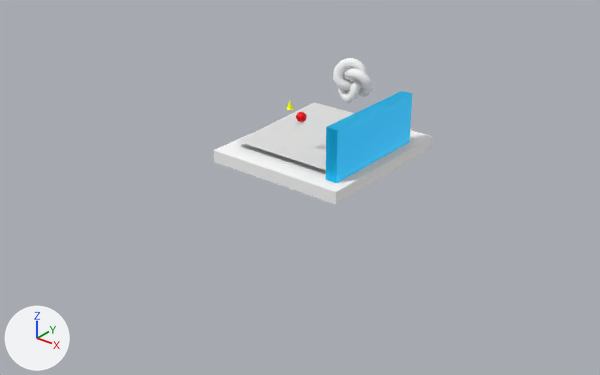
An edit to the glTF model public/model/scene.gltf, drawn before and after from the same camera.
Both versions are drawn from a 50 mm lens placed at (36.9, -49.3, 23.6), pointed at (0.0, -3.2, -5.0). The axes (+X, +Y, +Z) are drawn at lower left. The lights are the same throughout. Where no turn or scale is listed for an object, it has been applied to the vertices.

Script lines for the objects in view, before the commit:
```python
mat_material_0 = principled_material('Material_0')
mat_material_0.base_color = (1.0, 1.0, 1.0)  # white #ffffff
mat_material_0.metallic = 0.5
me_mesh_0 = bpy.data.meshes.new('Mesh_0')
me_mesh_0.from_pydata([(-5.0, 5.0, 0.2), (5.0, 5.0, 0.2), (-5.0, -5.0, -0.2), (5.0, -5.0, -0.2)], [], [(0, 2, 1), (2, 3, 1)])
me_mesh_0.materials.append(mat_material_0)  # white #ffffff
me_mesh_1 = bpy.data.meshes.new('Mesh_1')
me_mesh_1.from_pydata(...)  # a box spanning x -0.5..0.5, y -4.92..4.92, z -2.31..2.31
me_mesh_1.materials.append(mat_material_1)  # cyan #00c6ff
me_mesh_2 = bpy.data.meshes.new('Mesh_2')
me_mesh_2.from_pydata([(0.0, 0.0, 0.375), (0.0, -0.4, -0.375), (0.4, 0.0, -0.375), (0.0, 0.4, -0.375), (-0.4, 0.0, -0.375), (0.0, -0.4, -0.375), (0.0, 0.0, -0.375)], [], [(1, 2, 0), (2, 3, 0), (3, 4, 0), (4, 5, 0), (2, 1, 6), (3, 2, 6), (4, 3, 6), (5, 4, 6)])
me_mesh_2.materials.append(mat_material_2)  # yellow #f9ff00
me_mesh_4 = bpy.data.meshes.new('Mesh_4')
me_mesh_4.from_pydata(...)  # 512 vertices, 1024 faces; spans x -1.56..1.9, y -0.89..0.89, z -1.8..1.8
me_mesh_4.materials.append(mat_material_4)  # white #ffffff
me_mesh_5 = bpy.data.meshes.new('Mesh_5')
me_mesh_5.from_pydata(...)  # a box spanning x -0.5..0.5, y -0.5..0.5, z -0.5..0.5
me_mesh_5.materials.append(mat_material_5)  # white #ffffff
ob_box = bpy.data.objects.new('Box', me_mesh_1)
ob_box.location = (4.65, -0.51, -0.46)
ob_box_001 = bpy.data.objects.new('Box.001', me_mesh_5)
ob_box_001.location = (0.0, 0.0, -2.75)
ob_box_001.scale = (11.9, 13.3, 1.0)
ob_cylinder = bpy.data.objects.new('Cylinder', me_mesh_2)
ob_cylinder.location = (-3.61, 0.0, 0.19)
ob_plane = bpy.data.objects.new('Plane', me_mesh_0)
ob_plane.location = (0.0, 0.0, -1.55)
ob_torusknot = bpy.data.objects.new('TorusKnot', me_mesh_4)
ob_torusknot.location = (0.0, 3.56, 1.99)
```
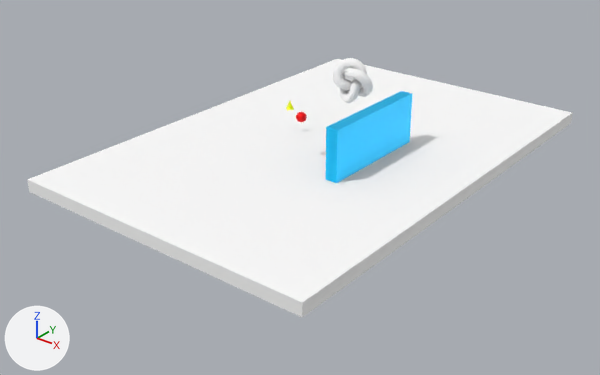
What differs and where, as boxes [x1, y1, x2, y2] in the pictures (600 x 375 px):
'Box.001', rescaled
    before: [213, 130, 433, 205]
    after: [27, 59, 573, 317]
'Box', recoloured
    both: [326, 91, 412, 182]
'Plane', deleted
    before: [238, 102, 412, 170]
'TorusKnot', recoloured
    both: [333, 59, 373, 103]
'Cylinder', recoloured
    both: [286, 101, 294, 110]

What the commit changed:
Material 'Material_0' (mat_material_0) changes colour from white #ffffff to cyan #00c6ff; in linear values from (1.0, 1.0, 1.0) to (0.0, 0.565, 1.0).
me_mesh_1 has 8 vertices, 12 faces and spans x -0.5..0.5, y -4.92..4.92, z -2.31..2.31.
me_mesh_1 no longer uses material mat_material_1 (cyan #00c6ff).
me_mesh_1 now uses material mat_material_0 (cyan #00c6ff).
me_mesh_4 has 512 vertices, 1024 faces and spans x -1.56..1.9, y -0.89..0.89, z -1.8..1.8.
me_mesh_4 no longer uses material mat_material_4 (white #ffffff).
me_mesh_4 now uses material mat_material_3 (red #ff0000).
Object 'Plane' (ob_plane) is deleted.
Object 'Box.001' (ob_box_001) is rescaled from (11.9, 13.3, 1.0) to (25.5, 37.9, 1.0).
